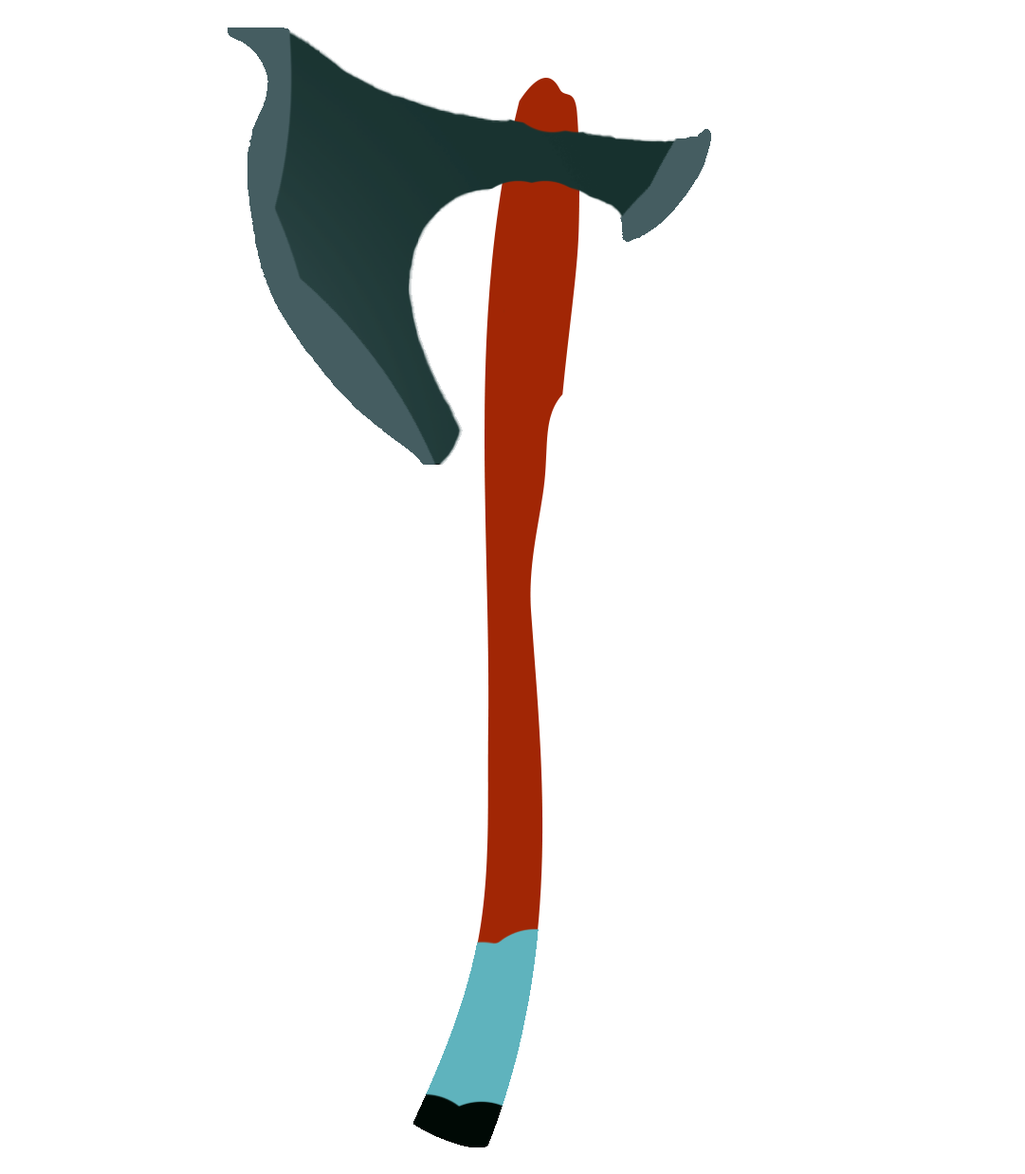
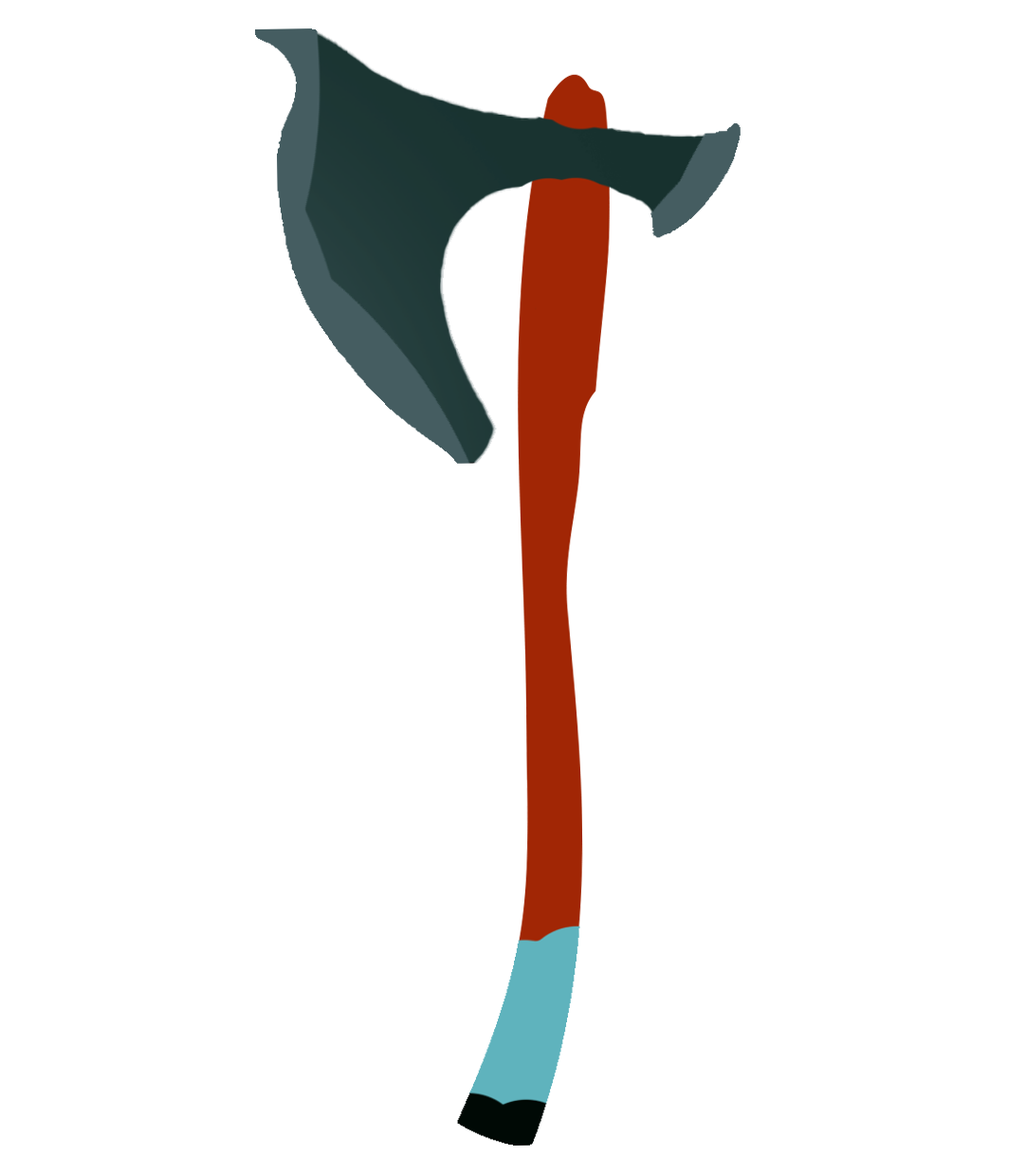
Layers edited between the first and the second w=1025, h=1174 image:
painted on "Axe" over [left=227, top=27, right=741, bottom=1148]
